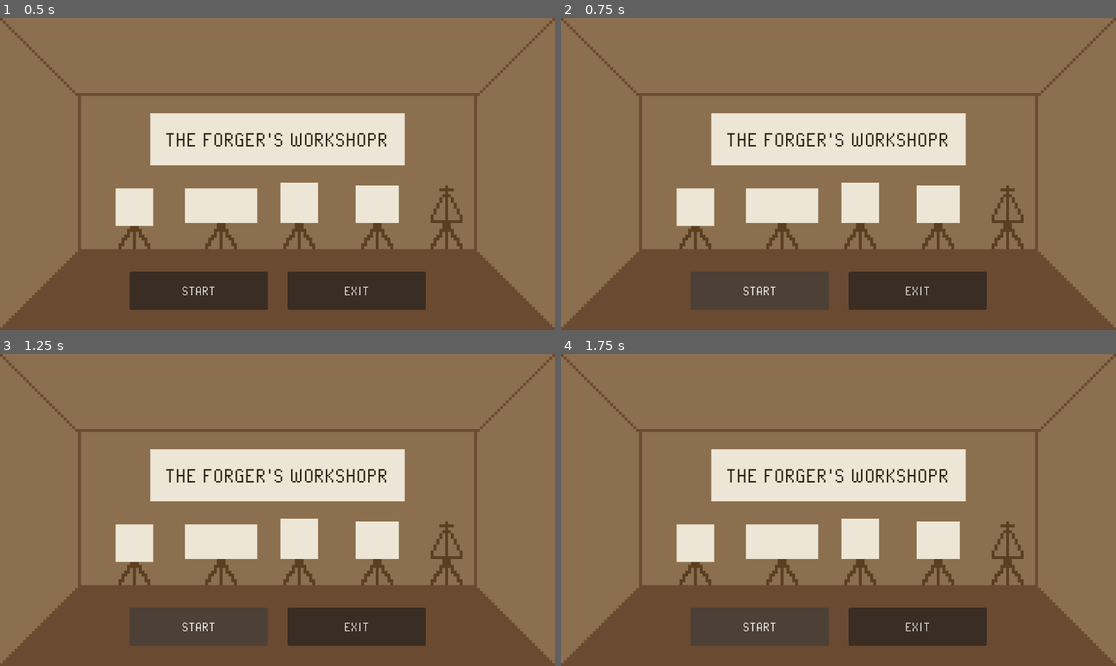
Above: before the commit, frames 1-4 (two rows, left to right).
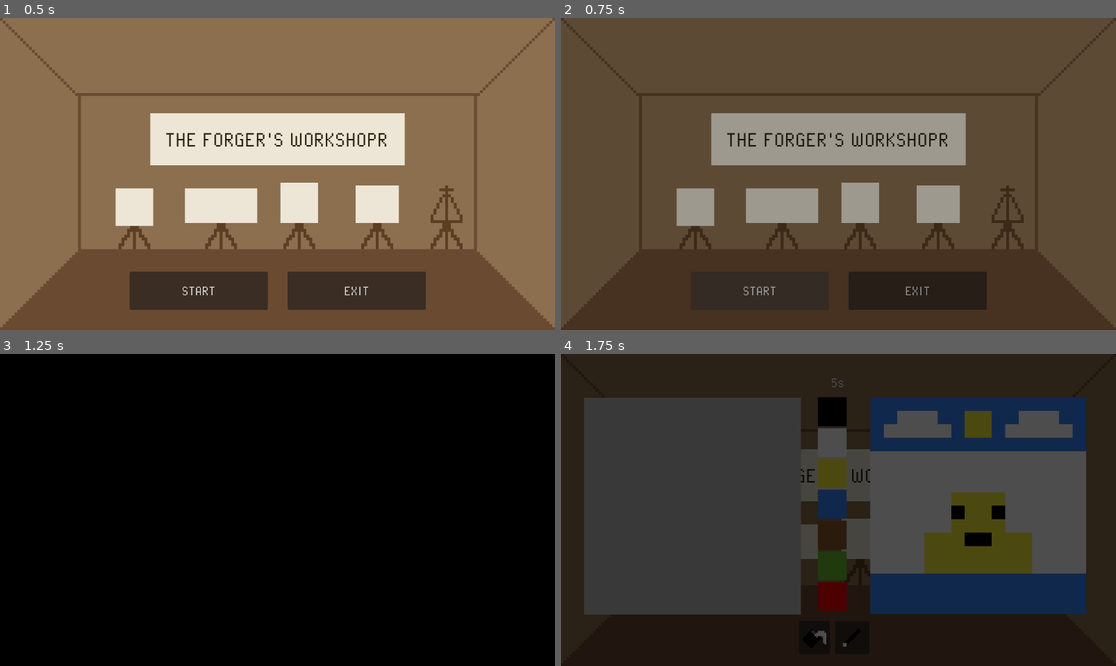
Above: after the commit, the same moments.

Repository: AbbYassine/The-Forger-s-Workshop-GMTK-2026
Game: Godot game, scene res://Scenes/main_menu.tscn
The game is run twice, just before and just after one commit, with the same random seed, the same clock (stepped at 60 frames per second) and the same inputs. The project has no main scene, so this scene is started directly.
Inputs:
- Up to frame 1 (0.5 s): no input
- Up to frame 2 (0.75 s): click "START" at 0.5 s
- Up to frame 3 (1.25 s): no input
- Up to frame 4 (1.75 s): click "START" at 1.25 s

Frame 1 is identical in both runs. In frame 2, 97% of the frame differs, in the area x 0-100%, y 0-100%; in frame 3, 100%; in frame 4, 99%.

Commit message:
added a transition between scenes

Diff:
--- a/Scenes/end_screen.tscn
+++ b/Scenes/end_screen.tscn
@@ -2,6 +2,7 @@
 
 [ext_resource type="Script" uid="uid://c2xsu46iji15t" path="res://Scripts/end_screen.gd" id="1_f2mtv"]
 [ext_resource type="Texture2D" uid="uid://cpfqjnq4b770k" path="res://assets/Background/background.png" id="2_1gwaw"]
+[ext_resource type="FontFile" uid="uid://63588k5hdlkc" path="res://assets/font/PixelOperator.ttf" id="3_bhpww"]
 
 [node name="EndScreen" type="Control" unique_id=470208089]
 layout_mode = 3
@@ -21,15 +22,37 @@
 grow_vertical = 2
 texture = ExtResource("2_1gwaw")
 
+[node name="Label" type="Label" parent="." unique_id=1066924120]
+texture_filter = 1
+custom_minimum_size = Vector2(500, 100)
+layout_mode = 0
+offset_left = 299.0
+offset_top = 202.0
+offset_right = 849.0
+offset_bottom = 302.0
+theme_override_colors/font_color = Color(0.16024098, 0.13153222, 0.061361596, 1)
+theme_override_fonts/font = ExtResource("3_bhpww")
+theme_override_font_sizes/font_size = 50
+text = "THE FORGER'S WORKSHOPR"
+horizontal_alignment = 1
+vertical_alignment = 1
+
 [node name="ResultLabel" type="Label" parent="." unique_id=924959090]
-layout_mode = 0
-offset_right = 40.0
-offset_bottom = 23.0
-
-[node name="AverageLabel" type="Label" parent="." unique_id=1300397185]
-layout_mode = 0
-offset_right = 40.0
-offset_bottom = 23.0
+layout_mode = 1
+anchors_preset = 8
+anchor_left = 0.5
+anchor_top = 0.5
+anchor_right = 0.5
+anchor_bottom = 0.5
+offset_left = -388.0
+offset_top = 4.0
+offset_right = 389.0
+offset_bottom = 115.5
+grow_horizontal = 2
+grow_vertical = 2
+theme_override_fonts/font = ExtResource("3_bhpww")
+horizontal_alignment = 1
+vertical_alignment = 1
 
 [node name="RetryButton" type="Button" parent="." unique_id=394776392]
 layout_mode = 1
--- a/Scenes/sub_viewport_container.tscn
+++ b/Scenes/sub_viewport_container.tscn
@@ -40,6 +40,20 @@
 grow_horizontal = 2
 grow_vertical = 2
 texture = ExtResource("2_7mae1")
+
+[node name="Label" type="Label" parent="." unique_id=2109377944]
+texture_filter = 1
+custom_minimum_size = Vector2(500, 100)
+offset_left = 299.0
+offset_top = 202.0
+offset_right = 849.0
+offset_bottom = 302.0
+theme_override_colors/font_color = Color(0.16024098, 0.13153222, 0.061361596, 1)
+theme_override_fonts/font = ExtResource("4_7mae1")
+theme_override_font_sizes/font_size = 50
+text = "THE FORGER'S WORKSHOPR"
+horizontal_alignment = 1
+vertical_alignment = 1
 
 [node name="SubViewportContainer" type="SubViewportContainer" parent="." unique_id=1720244128]
 anchors_preset = -1
--- /dev/null
+++ b/Scenes/transition.tscn
@@ -0,0 +1,70 @@
+[gd_scene format=3 uid="uid://ckcucaet4opwu"]
+
+[ext_resource type="Script" uid="uid://bdegm4dmvi5l0" path="res://Scripts/transition.gd" id="1_jnsx0"]
+
+[sub_resource type="Animation" id="Animation_ah04o"]
+length = 0.001
+tracks/0/type = "value"
+tracks/0/imported = false
+tracks/0/enabled = true
+tracks/0/path = NodePath("ColorRect:color")
+tracks/0/interp = 1
+tracks/0/loop_wrap = true
+tracks/0/keys = {
+"times": PackedFloat32Array(0),
+"transitions": PackedFloat32Array(1),
+"update": 0,
+"values": [Color(0, 0, 0, 0)]
+}
+
+[sub_resource type="Animation" id="Animation_jxdek"]
+resource_name = "fade_to_black"
+tracks/0/type = "value"
+tracks/0/imported = false
+tracks/0/enabled = true
+tracks/0/path = NodePath("ColorRect:color")
+tracks/0/interp = 1
+tracks/0/loop_wrap = true
+tracks/0/keys = {
+"times": PackedFloat32Array(0, 0.5),
+"transitions": PackedFloat32Array(1, 1),
+"update": 0,
+"values": [Color(0, 0, 0, 0), Color(0, 0, 0, 1)]
+}
+
+[sub_resource type="Animation" id="Animation_vlteq"]
+resource_name = "fade_to_normal"
+tracks/0/type = "value"
+tracks/0/imported = false
+tracks/0/enabled = true
+tracks/0/path = NodePath("ColorRect:color")
+tracks/0/interp = 1
+tracks/0/loop_wrap = true
+tracks/0/keys = {
+"times": PackedFloat32Array(0, 0.5),
+"transitions": PackedFloat32Array(1, 1),
+"update": 0,
+"values": [Color(0, 0, 0, 1), Color(0, 0, 0, 0)]
+}
+
+[sub_resource type="AnimationLibrary" id="AnimationLibrary_jnsx0"]
+_data = {
+&"RESET": SubResource("Animation_ah04o"),
+&"fade_to_black": SubResource("Animation_jxdek"),
+&"fade_to_normal": SubResource("Animation_vlteq")
+}
+
+[node name="Transition" type="CanvasLayer" unique_id=1123883536]
+script = ExtResource("1_jnsx0")
+
+[node name="ColorRect" type="ColorRect" parent="." unique_id=324947321]
+anchors_preset = 15
+anchor_right = 1.0
+anchor_bottom = 1.0
+grow_horizontal = 2
+grow_vertical = 2
+mouse_filter = 2
+color = Color(0, 0, 0, 0)
+
+[node name="AnimationPlayer" type="AnimationPlayer" parent="." unique_id=1481122742]
+libraries/ = SubResource("AnimationLibrary_jnsx0")
--- a/Scripts/end_screen.gd
+++ b/Scripts/end_screen.gd
@@ -8,12 +8,11 @@
 
 func _ready() -> void:
 	var average = GameData.get_average_accuracy()
-	average_label.text = "Average Accuracy: " + str(snappedf(average, 0.1)) + "%"
 
 	if average >= WIN_THRESHOLD:
-		result_label.text = "You Win!"
+		result_label.text = "Congrats ! After all that hard Work the museum did't notice that you changed those artwork , your talent knows no bounds"
 	else:
-		result_label.text = "You Lose!"
+		result_label.text = "After all that hard work you got caught...... it seems you need to work on your paintings skill"
 	if retry_button.pressed.connect(_on_retry_pressed):
 		GameData.reset_run()
 
--- a/Scripts/main_menu.gd
+++ b/Scripts/main_menu.gd
@@ -4,7 +4,7 @@
 
 
 func _on_start_pressed() -> void:
-	pass
+	Transition.transition_to("res://Scenes/sub_viewport_container.tscn")
 
 
 
--- a/Scripts/node.gd
+++ b/Scripts/node.gd
@@ -72,7 +72,7 @@
 	GameData.add_score(score)
 
 	print("switching scene now")
-	get_tree().change_scene_to_file("res://Scenes/results.tscn")
+	Transition.transition_to("res://Scenes/results.tscn")
 
 func calculate_score() -> float:
 	player_image = drawing_canvas.get_canvas_image()
--- a/Scripts/results.gd
+++ b/Scripts/results.gd
@@ -33,6 +33,6 @@
 
 func _on_next_pressed() -> void:
 	if GameData.is_run_complete():
-		get_tree().change_scene_to_file("res://scenes/end_screen.tscn")
+		Transition.transition_to("res://scenes/end_screen.tscn")
 	else:
-		get_tree().change_scene_to_file("res://Scenes/sub_viewport_container.tscn")
+		Transition.transition_to("res://Scenes/sub_viewport_container.tscn")
--- /dev/null
+++ b/Scripts/transition.gd
@@ -0,0 +1,21 @@
+extends CanvasLayer
+
+func transition_to(path: String) -> void:
+	var color_rect = get_node_or_null("ColorRect")
+	var animation_player = get_node_or_null("AnimationPlayer")
+
+	# Fallback safety check so the game never crashes or freezes
+	if not color_rect or not animation_player:
+		print("Warning: Transition nodes not found, changing scene instantly.")
+		get_tree().change_scene_to_file(path)
+		return
+
+	color_rect.visible = true
+	animation_player.play("fade_to_black")
+	await animation_player.animation_finished
+
+	get_tree().change_scene_to_file(path)
+
+	animation_player.play("fade_to_normal")
+	await animation_player.animation_finished
+	color_rect.visible = false
--- a/project.godot
+++ b/project.godot
@@ -17,6 +17,7 @@
 [autoload]
 
 GameData="*uid://bnpxajfvyerkn"
+Transition="*uid://ckcucaet4opwu"
 
 [physics]
 
Not shown, added: Scripts/transition.gd.uid
